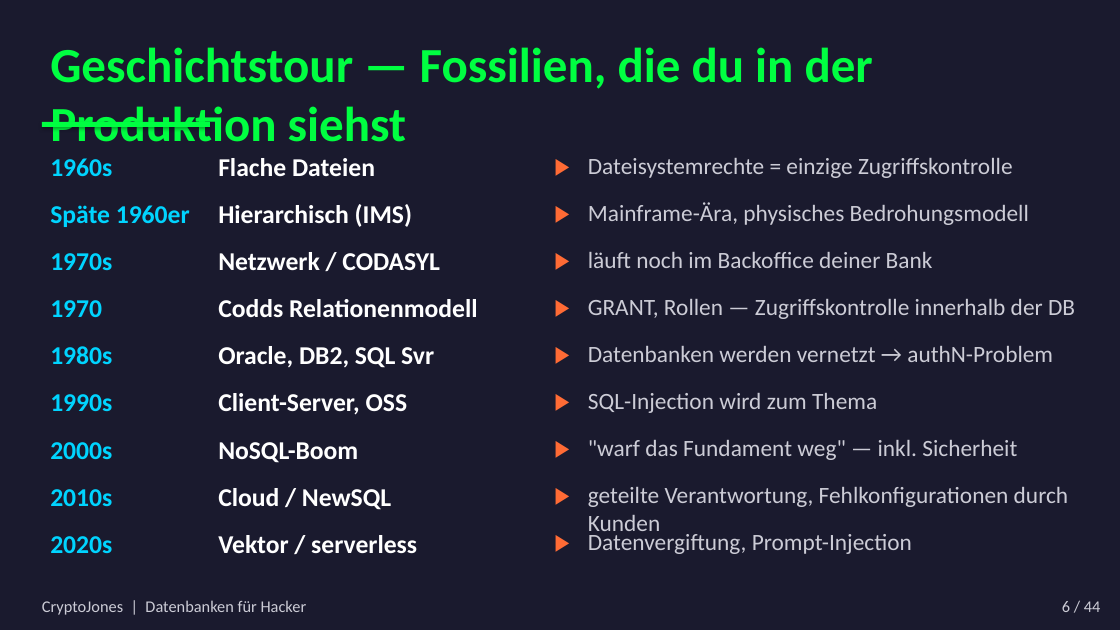
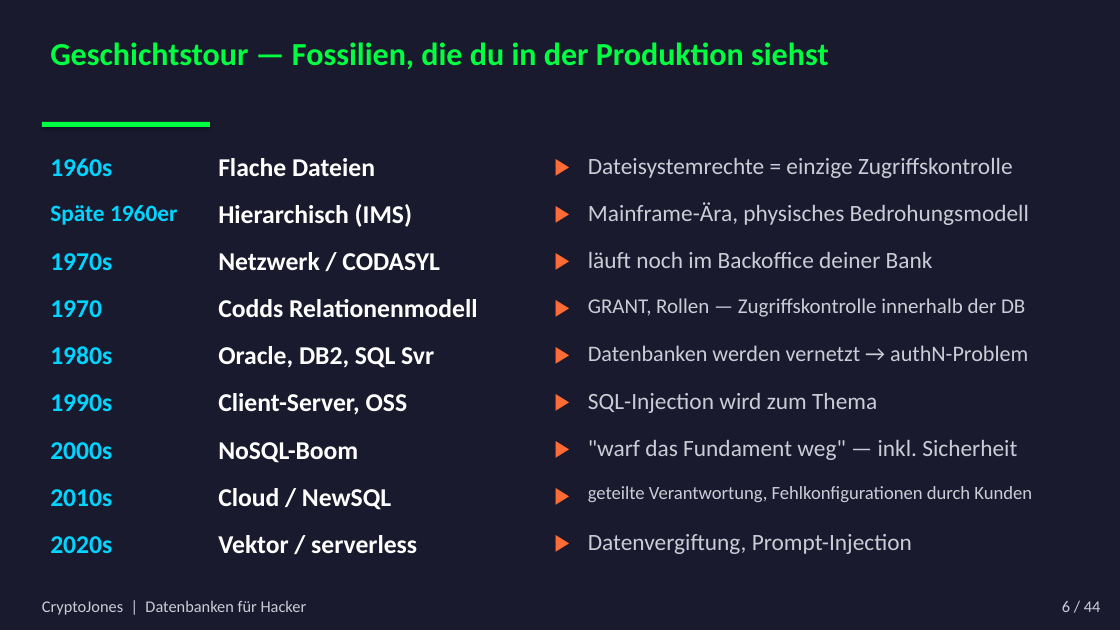
Before and after one commit to CryptoJones/databases-for-hackers, a slide deck: slide 7 of slides_de.pptx. Drawn at 1120x630 pixels with LibreOffice and Linux fonts; fonts in the diff are those of the drawing. Boxes give left, top, right and bottom in pixels: in the first picture for what was removed or moved away, otherwise in the second. Text is boxed around its words. In the diff, an @@ line names an element or a change of style, - is before the commit and + after.

```diff
--- a/slides_de.pptx
+++ b/slides_de.pptx
@@ text "Geschichtstour — Fossilien, die du ..." at (50,42,829,69): size 42 to 27.5 pt @@
@@ text "Späte 1960er" at (50,205,177,225): size 22 to 20 pt @@
@@ text "GRANT, Rollen — Zugriffskontrolle innerhalb ..." at (588,298,1025,317): size 20 to 18 pt @@
@@ text "Datenbanken werden vernetzt → authN-Problem" at (588,345,1028,361): size 20 to 19 pt @@
@@ text "geteilte Verantwortung, Fehlkonfigurationen durch Kunden" at (588,486,1032,502): size 20 to 16 pt @@
```
Also in this commit, not shown: 21 other slides changed, 18 other files.
